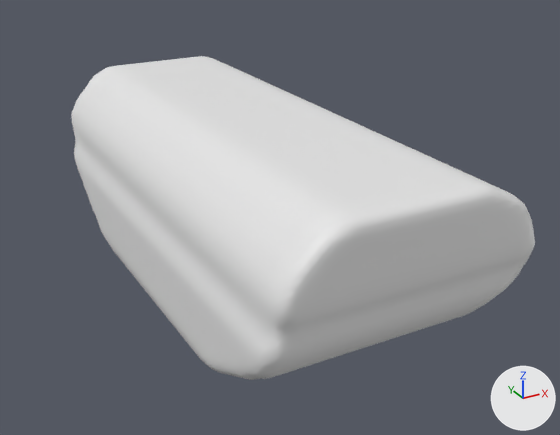
What one commit did to the glTF model modelos/fone.glb.
One viewpoint serves both versions: a camera (50 mm lens) standing at (-0.927, -1.846, 0.889) and looking at (0.065, -0.043, -0.013). Arrows for +X, +Y and +Z are at lower right; the lights stay in place. The picture after the commit comes second. Materials are left out; every surface is plain grey. Where no turn or scale is listed for an object, it has been applied to the vertices.
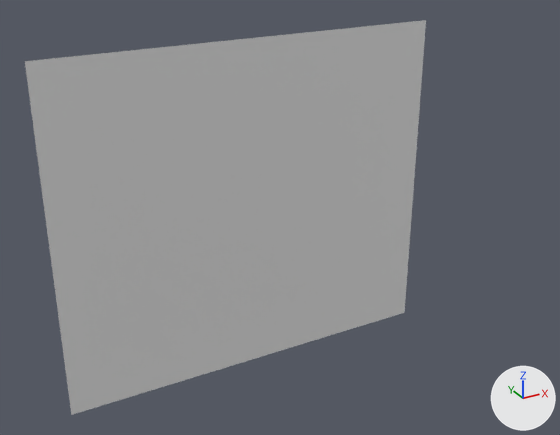
Edits to the bpy script that builds the scene:
```text
Change me_mesh_0:
    used by ob_mesh_0; location = (-0.223, 0.001, 0.179)
    remove me_mesh_0.from_pydata(...)  # 11592 vertices, 23132 faces; spans x -0.12..0.57, y -0.75..0.75, z -0.48..0.12
    add me_mesh_0.from_pydata(...)  # 4 vertices, 2 faces; spans x -0.58..0.58, y 0.0, z -0.5..0.5
    me_mesh_0 part 1: 11592 vertices removed from x -0.12..0.57, y -0.75..0.75, z -0.48..0.12
    me_mesh_0 part 2: 4 vertices added at x -0.58..0.58, y 0.0, z -0.5..0.5
Change ob_mesh_0:
    ob_mesh_0.location: (-0.223, 0.001, 0.179) -> (0.0, 0.0, 0.0)
```

Pixel boxes (x1, y1, x2, y2) of what changed, in the pictures (560 x 435 px):
'Mesh_0', reshaped, moved (14% narrower, 22% taller)
    before: (71, 56, 535, 380)
    after: (25, 20, 426, 415)
part 1 of me_mesh_0, deleted
    before: (71, 56, 535, 380)
part 2 of me_mesh_0, added
    after: (25, 20, 426, 415)
